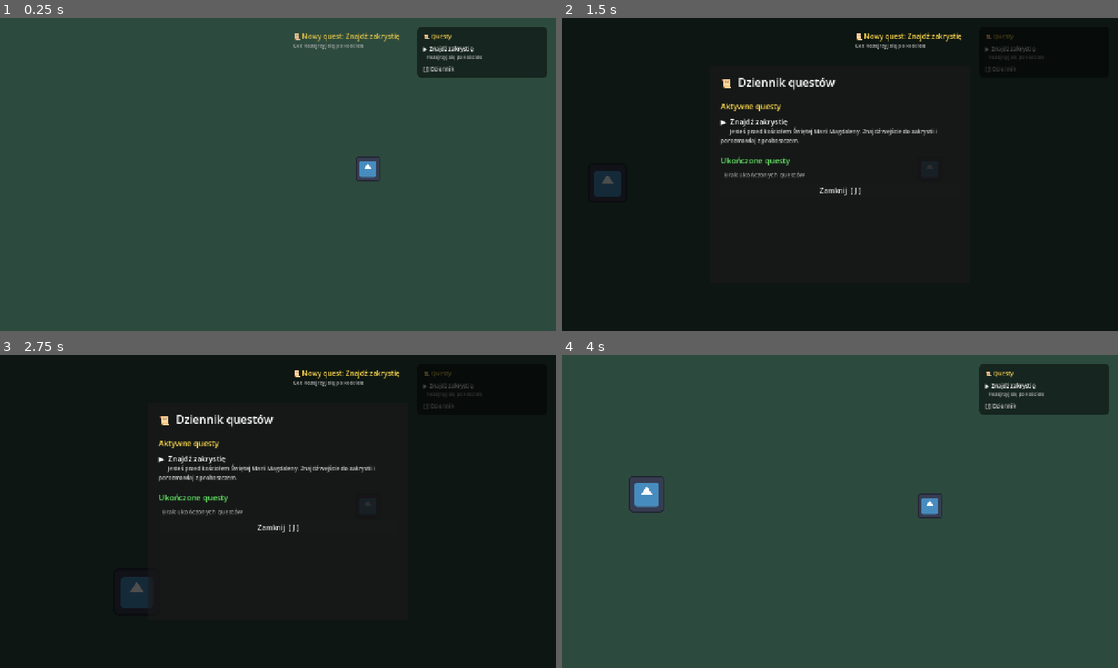
Above: before the commit, frames 1-4 (two rows, left to right).
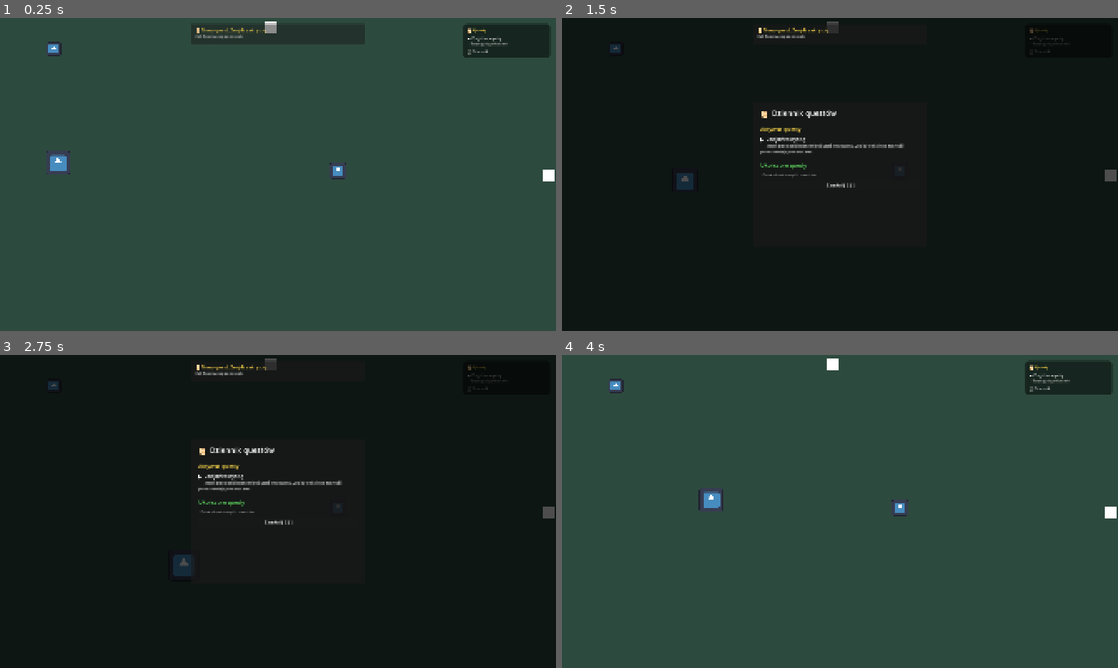
Above: after the commit, the same moments.

Repository: 2MASS2RL/szlak-objawien
Game: Godot game, scene res://main.tscn
The game is run twice, just before and just after one commit, with the same random seed, the same clock (stepped at 60 frames per second) and the same inputs. The engine's default icon, where the game draws it, is replaced by a stand-in: a white triangle on a blue panel in a dark square.
Inputs:
- Up to frame 1 (0.25 s): no input
- Up to frame 2 (1.5 s): tap Enter (ui_accept) at 0.5, 0.77 s; hold D (move_right) 0.53-1.28 s; hold E (interact) 0.53-1.28 s; hold S (move_down) from 1.28 s (still down); tap J (journal) at 1.35 s
- Up to frame 3 (2.75 s): tap Enter (ui_accept) at 1.52 s; release S (move_down) at 2.03 s; hold D (move_right) from 2.03 s (still down); hold E (interact) from 2.03 s (still down)
- Up to frame 4 (4 s): release D (move_right) at 2.78 s; release E (interact) at 2.78 s; hold W (move_up) 2.78-3.53 s; tap J (journal) at 2.85 s; tap Enter (ui_accept) at 3.02, 3.77 s; hold A (move_left) from 3.53 s (still down); hold E (interact) from 3.53 s (still down)

The runs differ from the first frame. In frame 1, 3.7% of the frame differs, in the area x 8-100%, y 1-53%; in frame 2, 3.7%; in frame 3, 3.9%, in the area x 8-100%, y 1-81%; in frame 4, 3.7%.

Commit message:
Fullscreen

Diff:
--- a/project.godot
+++ b/project.godot
@@ -26,8 +26,9 @@
 
 [display]
 
-window/size/viewport_width=1280
-window/size/viewport_height=720
+window/size/viewport_width=1920
+window/size/viewport_height=1080
+window/size/mode=3
 window/stretch/mode="canvas_items"
 
 [editor]
